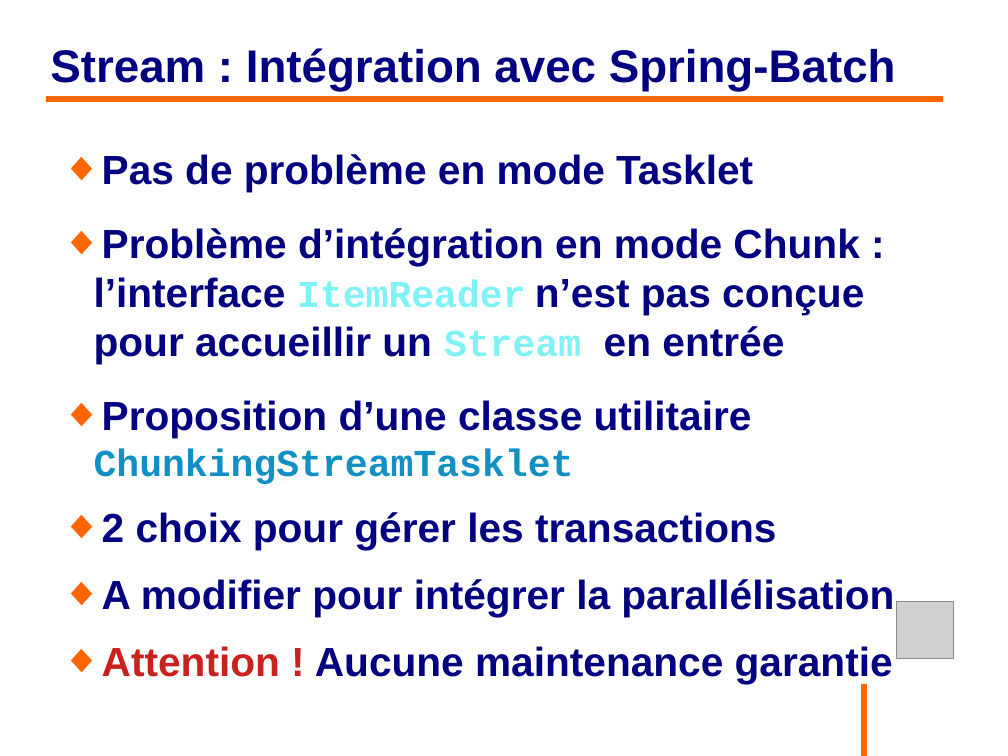
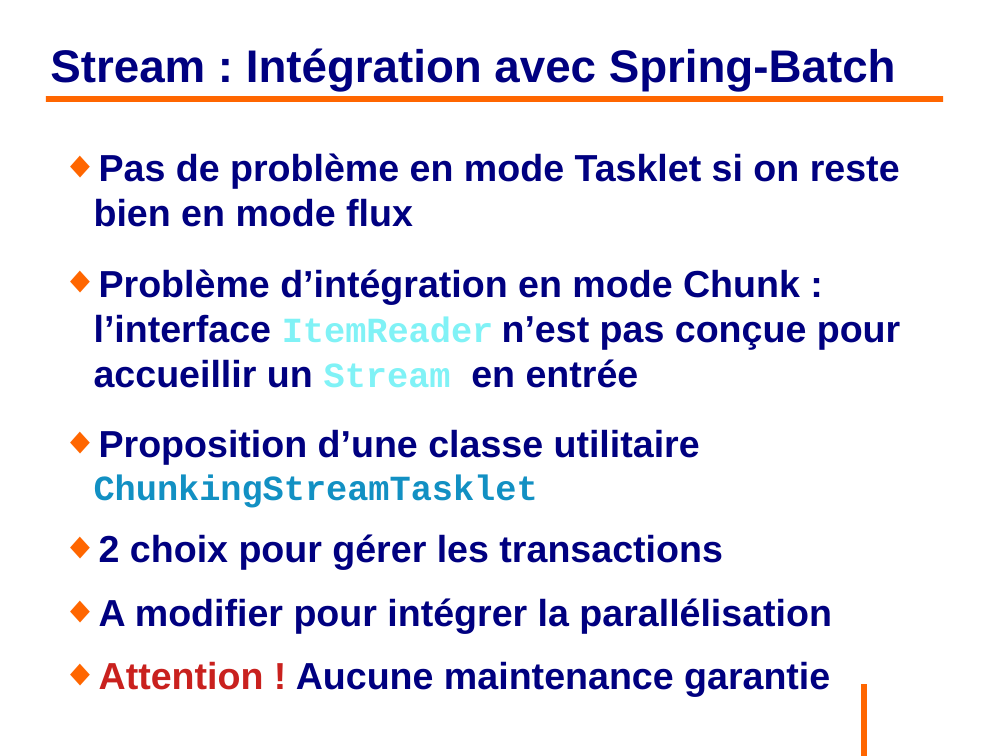
Before and after one commit to philphils/formation-hibernate-avancee, a slide deck: slide 46 of Documentation/diapo_formation_hibernate_avancee.odp. Drawn at 1008x756 pixels with LibreOffice and Linux fonts; fonts in the diff are those of the drawing; grey boxes stand for pictures; background and template pictures are left out. Boxes give left, top, right and bottom in pixels: in the first picture for what was removed or moved away, otherwise in the second. Text is boxed around its words. In the diff, an @@ line names an element or a change of style, - is before the commit and + after.

```diff
--- a/Documentation/diapo_formation_hibernate_avancee.odp
+++ b/Documentation/diapo_formation_hibernate_avancee.odp
@@ text at (94, 153, 900, 227): text changed; size 32 to 29.6 pt @@
-◆ Pas de problème en mode Tasklet
+◆ Pas de problème en mode Tasklet si on reste bien en mode flux
@@ text at (94, 269, 900, 633): size 32 to 29.6 pt in "Problème d’intégration en mode Chunk : l’interface ...", "Proposition d’une classe utilitaire", "2 choix pour gérer les transactions", "A modifier pour intégrer la parallélisation" and 1 more places; size 30 to 27.8 pt in "ItemReader Stream", "ChunkingStreamTasklet" @@
@@ picture removed at (896, 601, 954, 659) @@
```
Also in this commit, not shown: 4 other slides changed.
